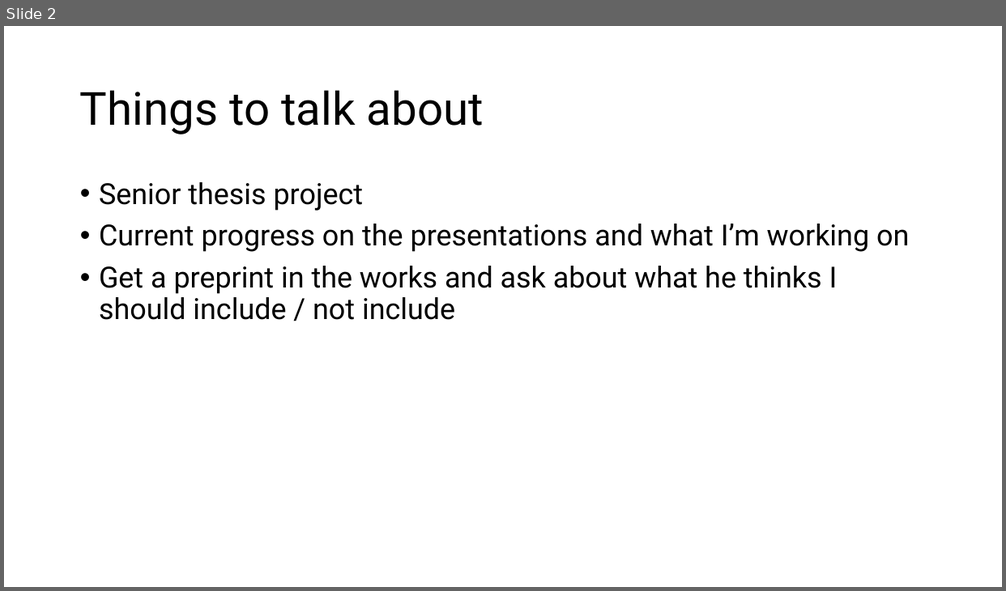
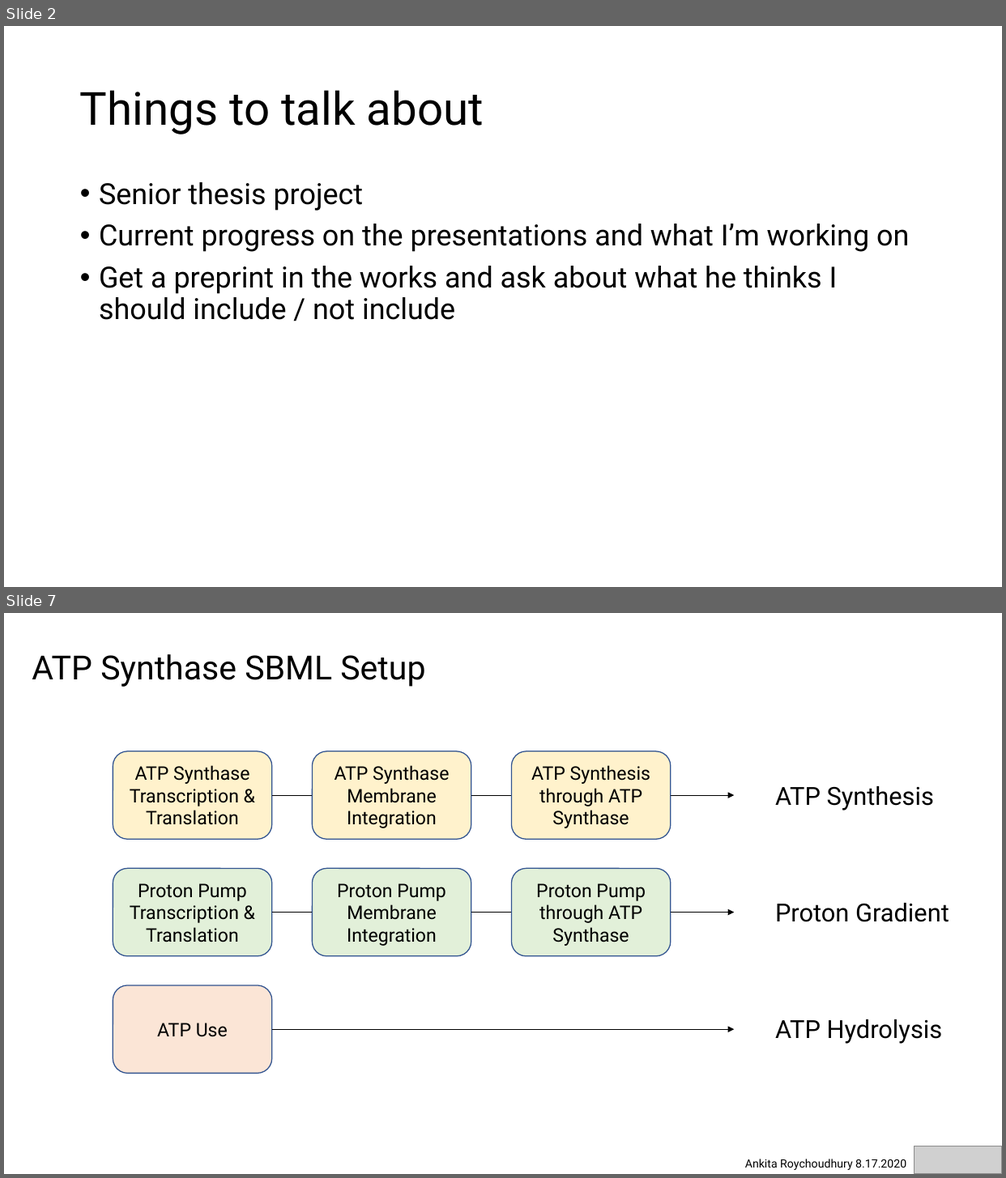
Before and after one commit to AnkitaRoychoudhury/ug_murray, a slide deck: miscellaneous/presentations/20200817_murray_mtg.pptx. Shown one above the other, each under a label of ours: slide 2 before the commit, slides 2 and 7 after it; the slides between them are not shown. The pictures are 1006x591 and 1006x1178 pixels, drawn with LibreOffice and Linux fonts; fonts in the diff are those of the drawing; grey boxes stand for pictures. Boxes give left, top, right and bottom in pixels: in the first picture for what was removed or moved away, otherwise in the second. Text is boxed around its words. In the diff, an @@ line names an element or a change of style, - is before the commit and + after.

Commit message:
working on presentations and atp synthase with ayush

```diff
--- a/miscellaneous/presentations/20200817_murray_mtg.pptx
+++ b/miscellaneous/presentations/20200817_murray_mtg.pptx
@@ slide 7 added at box(4, 613, 1002, 1174), background #FFFFFF @@
@@ title added at box(32, 654, 425, 687), 32 pt, text #000000 @@
+ATP Synthase SBML Setup
@@ rounded rectangle added at box(113, 752, 271, 839), fill #FFF2CC, outline #325491 1 pt, 18 pt, text #000000 @@
+ATP Synthase Transcription & Translation
@@ rounded rectangle added at box(313, 752, 471, 839), fill #FFF2CC, outline #325491 1 pt, 18 pt, text #000000 @@
+ATP Synthase Membrane Integration
@@ rounded rectangle added at box(512, 752, 671, 839), fill #FFF2CC, outline #325491 1 pt, 18 pt, text #000000 @@
+ATP Synthesis through ATP Synthase
@@ line added from (272, 796) to (313, 796), #000000 0.5 pt @@
@@ line added from (471, 796) to (512, 796), #000000 0.5 pt @@
@@ arrow added from (671, 796) to (734, 796), #000000 0.5 pt @@
@@ text added at box(775, 786, 934, 811), 24 pt, text #000000 @@
+ATP Synthesis
@@ rounded rectangle added at box(113, 868, 271, 956), fill #E2F0D9, outline #325491 1 pt, 18 pt, text #000000 @@
+Proton Pump Transcription & Translation
@@ rounded rectangle added at box(313, 868, 471, 956), fill #E2F0D9, outline #325491 1 pt, 18 pt, text #000000 @@
+Proton Pump Membrane Integration
@@ rounded rectangle added at box(512, 868, 671, 956), fill #E2F0D9, outline #325491 1 pt, 18 pt, text #000000 @@
+Proton Pump through ATP Synthase
@@ text added at box(775, 903, 949, 922), 24 pt, text #000000 @@
+Proton Gradient
@@ line added from (272, 913) to (313, 913), #000000 0.5 pt @@
@@ line added from (471, 913) to (512, 913), #000000 0.5 pt @@
@@ arrow added from (671, 913) to (734, 913), #000000 0.5 pt @@
@@ rounded rectangle added at box(113, 986, 271, 1073), fill #FBE5D6, outline #325491 1 pt, 18 pt, text #000000 @@
+ATP Use
@@ text added at box(775, 1020, 943, 1044), 24 pt, text #000000 @@
+ATP Hydrolysis
@@ arrow added from (272, 1029) to (734, 1029), #000000 0.5 pt @@
@@ picture added at box(914, 1146, 1002, 1174) @@
@@ text added at box(745, 1159, 906, 1170), 11 pt, text #000000 @@
+Ankita Roychoudhury 8.17.2020
```
Also in this commit, not shown: 1 slide changed, 11 other slides added, 14 other files.
